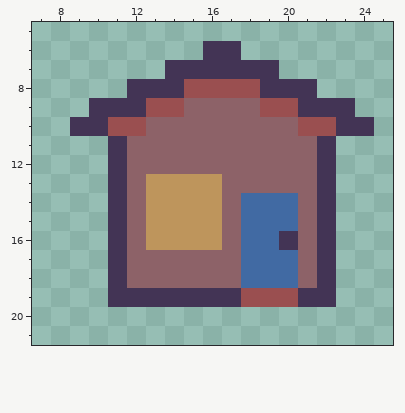
Two states of a pixel-art sprite, public/house2_owned.png. Above is the file before it was changed.
The file is 35x25 pixels. Shown: x 7..25, y 5..21.
The same view after the edit:
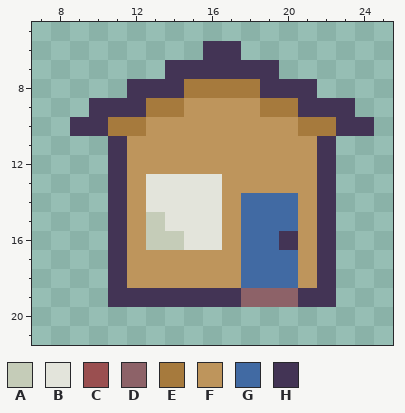
Palette (. is transparent): A #c5ccb8  B #e3e4db  C #9a4f50  D #8d6268  E #a67a3d  F #be955c  G #416aa3  H #433455
From the commit log: Add new house images for upgraded and owned states
Change:
Changed rows in their new state; - is an unchanged pixel.
first column x 11:
 8 ----EEEE----
 9 --EEFFFFEE--
10 EEFFFFFFFFEE
11 -FFFFFFFFFF-
12 -FFFFFFFFFF-
13 -FBBBBFFFFF-
14 -FBBBBF---F-
15 -FABBBF---F-
16 -FAABBF---F-
17 -FFFFFF---F-
18 -FFFFFF---F-
19 -------DDD--
Boxes around the changes in both pictures, in picture pixels (x1, y1, x2, y2):
changed: (108, 79, 336, 307)
